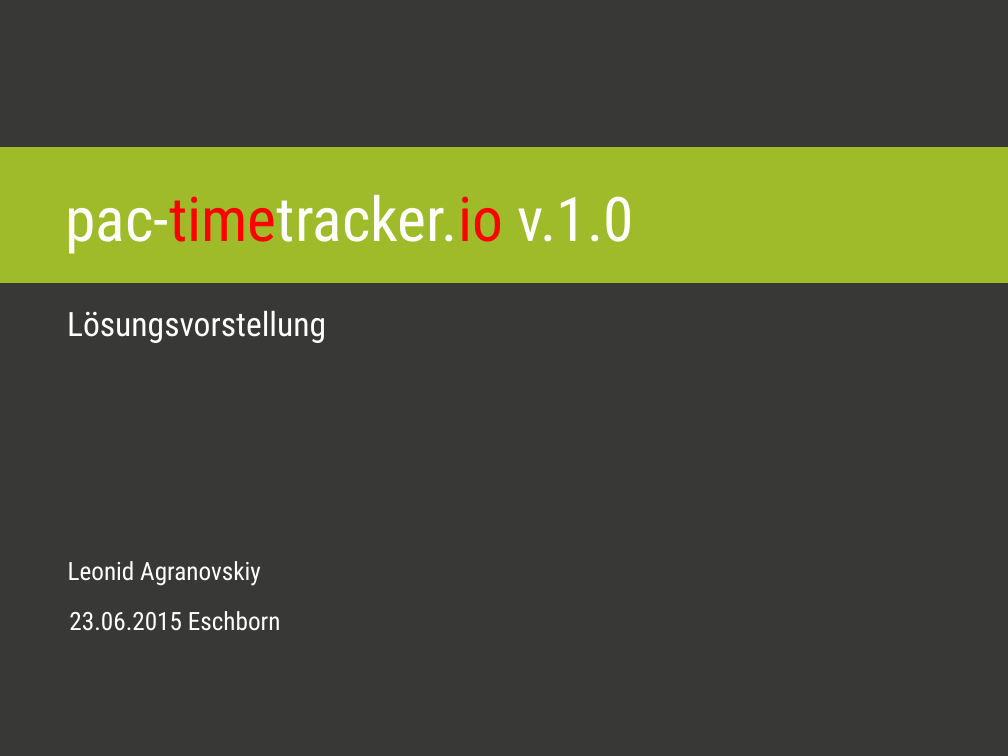
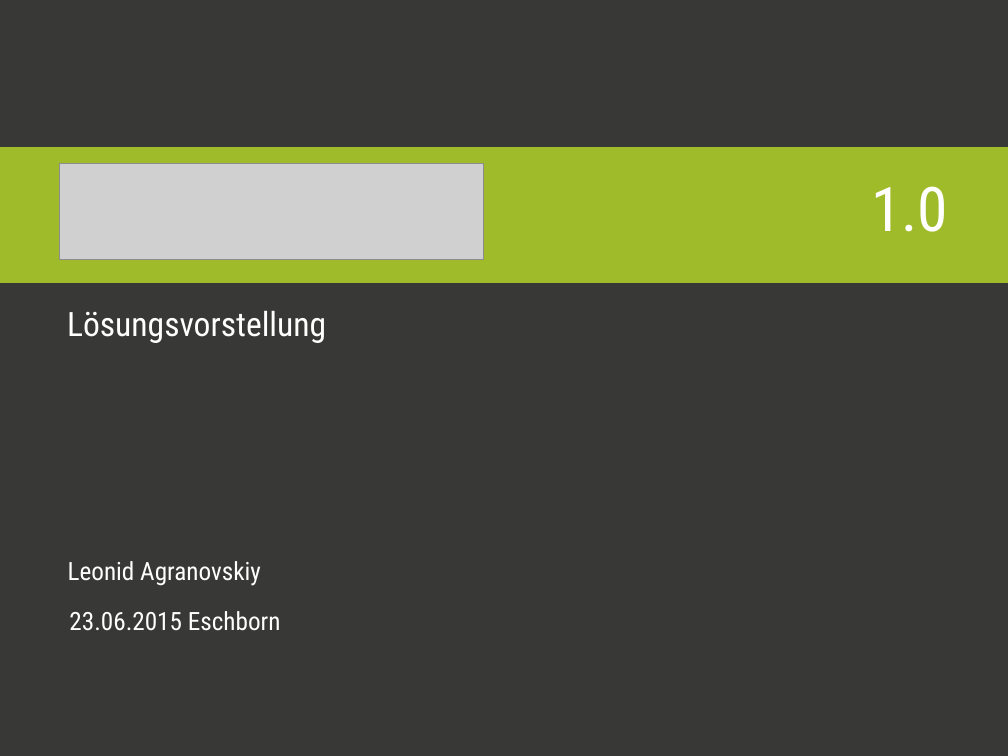
Before and after one commit to lagranovskiy/timetracker-server, a slide deck: slide 1 of doc/AbschlussPräsentation.pptx. Drawn at 1008x756 pixels with LibreOffice and Linux fonts; fonts in the diff are those of the drawing; grey boxes stand for pictures; background and template pictures are left out. Boxes give left, top, right and bottom in pixels: in the first picture for what was removed or moved away, otherwise in the second. Text is boxed around its words. In the diff, an @@ line names an element or a change of style, - is before the commit and + after.

```diff
--- a/doc/AbschlussPräsentation.pptx
+++ b/doc/AbschlussPräsentation.pptx
@@ picture added at [59, 163, 484, 259] @@
@@ title at [871, 186, 948, 232]: text changed @@
-pac-timetracker.io v.1.0
+1.0
```
Also in this commit, not shown: 1 other slide changed, 28 slides added, 4 slides removed, 3 other files.
